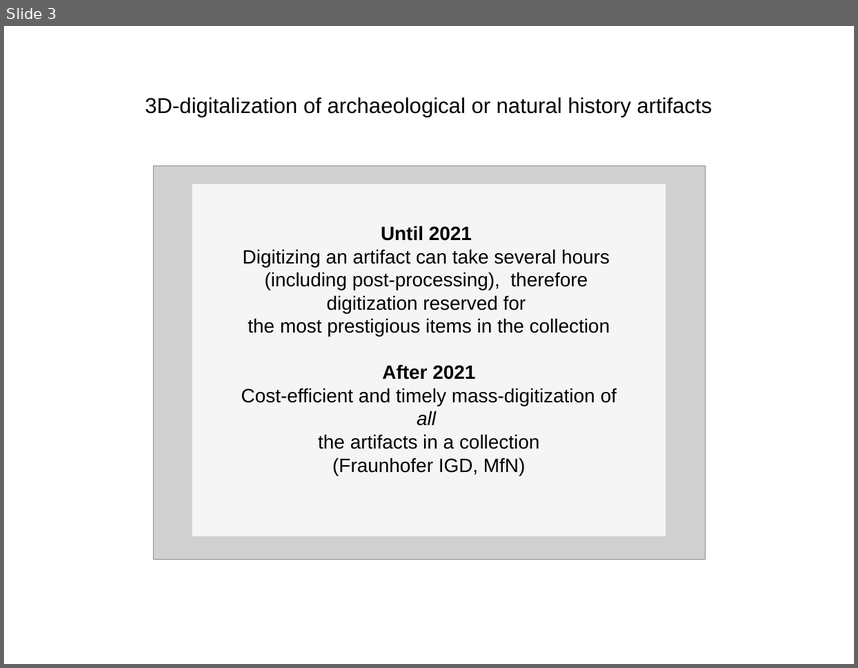
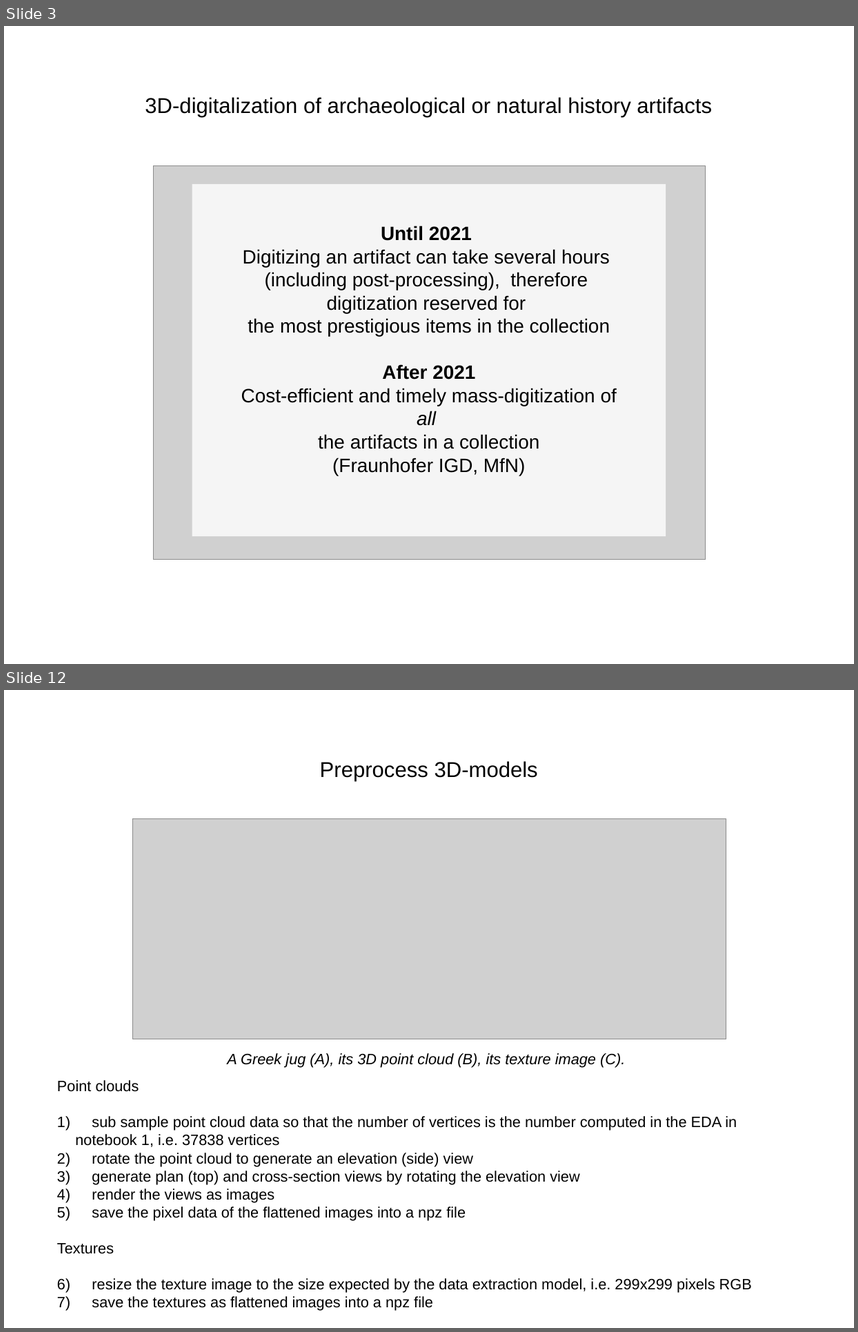
Before and after one commit to aot29/pottery_classifier, a slide deck: Paper/Presentation.odp. Shown one above the other, each under a label of ours: slide 3 before the commit, slides 3 and 12 after it; the slides between them are not shown. The pictures are 858x668 and 858x1332 pixels, drawn with LibreOffice and Linux fonts; fonts in the diff are those of the drawing; grey boxes stand for pictures. Boxes give left, top, right and bottom in pixels: in the first picture for what was removed or moved away, otherwise in the second. Text is boxed around its words. In the diff, an @@ line names an element or a change of style, - is before the commit and + after.

```diff
--- a/Paper/Presentation.odp
+++ b/Paper/Presentation.odp
@@ slide 12 added at bbox=[4, 690, 854, 1328], background #FFFFFF @@
@@ title added at bbox=[320, 761, 538, 781], 20 pt, text #000000 @@
+Preprocess 3D-models
@@ picture added at bbox=[133, 819, 727, 1038] @@
@@ text added at bbox=[227, 1053, 625, 1067], 14 pt, text #000000, italic @@
+A Greek jug (A), its 3D point cloud (B), its texture image (C).
@@ text added at bbox=[57, 1080, 752, 1310], 14 pt, text #000000 @@
+Point clouds
+1) sub sample point cloud data so that the number of vertices is the number computed in the EDA in notebook 1, i.e. 37838 vertices
+2) rotate the point cloud to generate an elevation (side) view
+3) generate plan (top) and cross-section views by rotating the elevation view
+4) render the views as images
+5) save the pixel data of the flattened images into a npz file
+Textures
+1) resize the texture image to the size expected by the data extraction model, i.e. 299x299 pixels RGB
+2) save the textures as flattened images into a npz file
```
Also in this commit, not shown: 1 slide changed, 9 other slides added, 17 other files.
